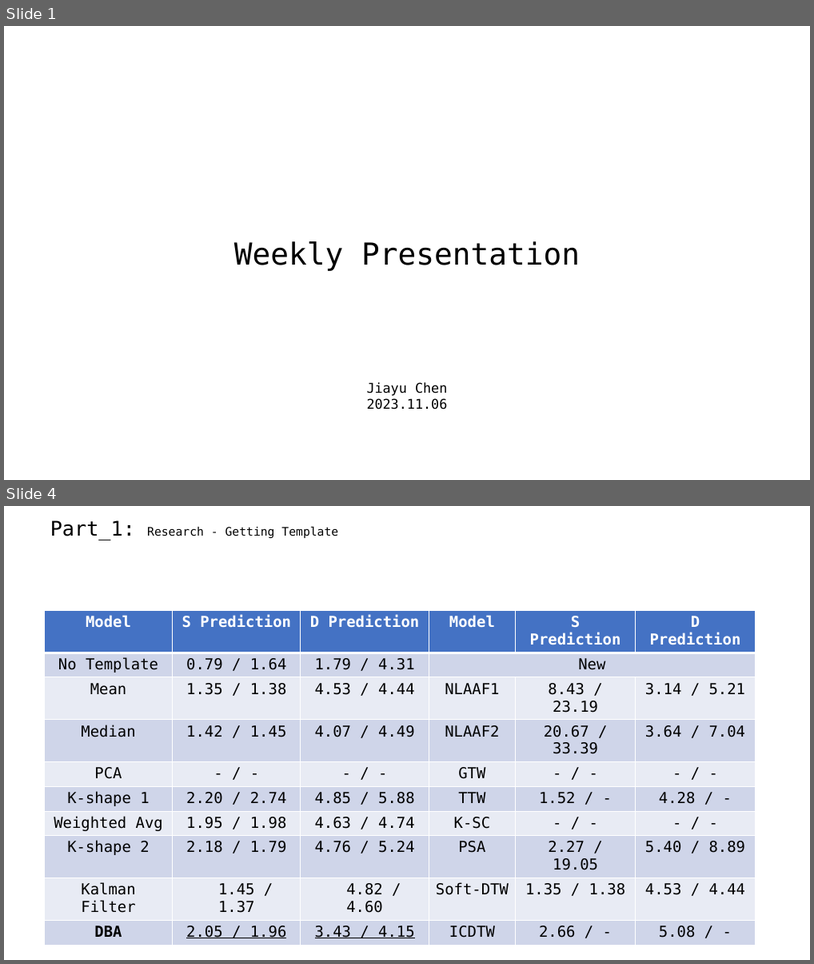
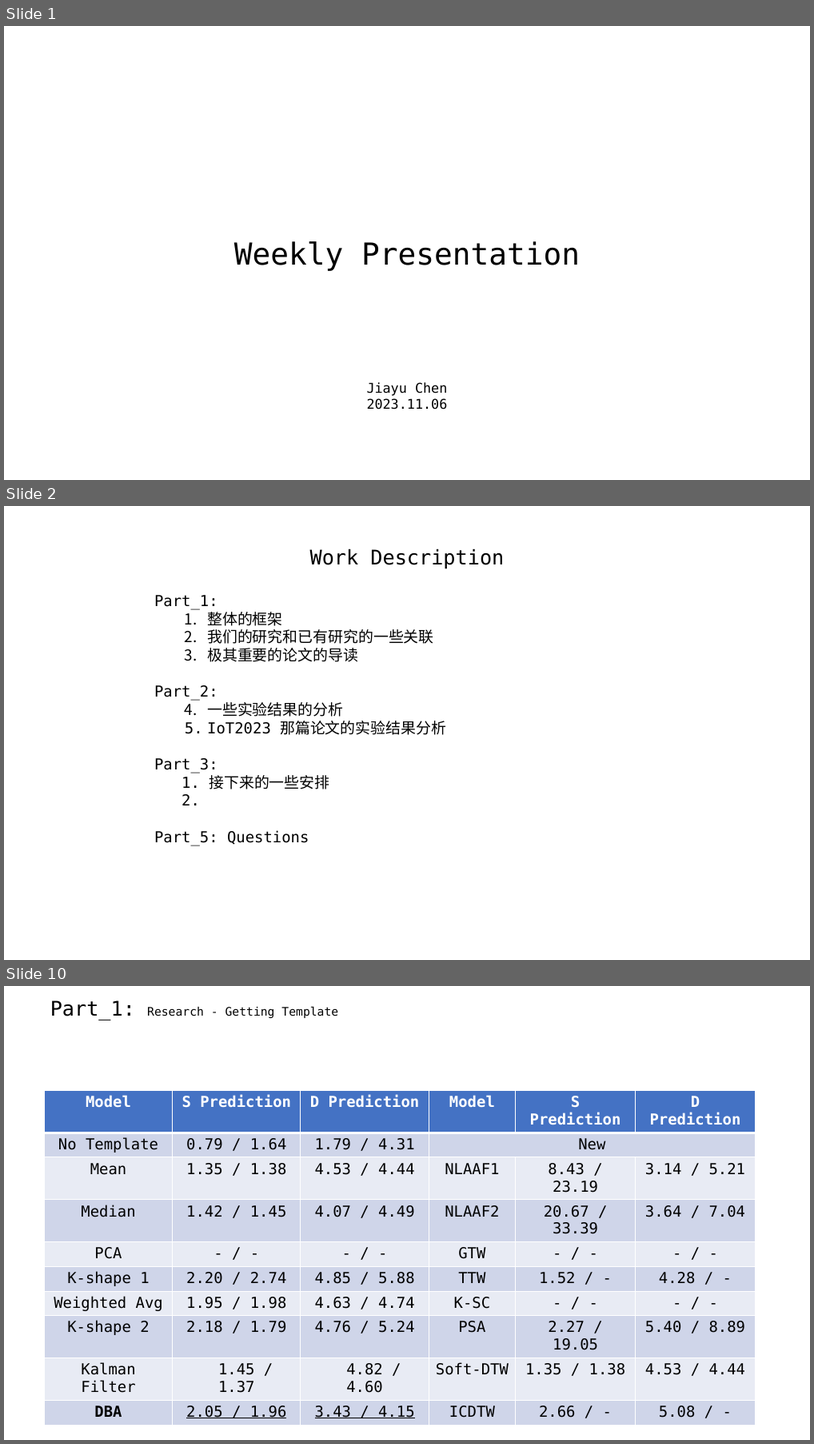
Before and after one commit to A-Big-Tortoise/Presentation, a slide deck: Presentation_1120_JiayuChen.pptx. Shown one above the other, each under a label of ours: slides 1 and 4 before the commit, slides 1, 2 and 10 after it; the slides between them are not shown. The pictures are 814x964 and 814x1444 pixels, drawn with LibreOffice and Linux fonts; fonts in the diff are those of the drawing. Boxes give left, top, right and bottom in pixels: in the first picture for what was removed or moved away, otherwise in the second. Text is boxed around its words. In the diff, an @@ line names an element or a change of style, - is before the commit and + after.

```diff
--- a/Presentation_1120_JiayuChen.pptx
+++ b/Presentation_1120_JiayuChen.pptx
@@ slide 2 added at (4,506,810,960), background #FFFFFF @@
@@ text added at (310,549,504,569), 24 pt, text #000000 @@
+Work Description
@@ text added at (154,595,446,846), 18 pt, text #000000 @@
+Part_1:
+  1. 整体的框架
+  2. 我们的研究和已有研究的一些关联
+  3. 极其重要的论文的导读
+Part_2:
+  1. 一些实验结果的分析
+  2. IoT2023 那篇论文的实验结果分析
+Part_3:
+1. 接下来的一些安排
+2.
+Part_5: Questions
@@ what was slide 4 is now slide 10 @@
```
Also in this commit, not shown: 2 slides changed, 6 other slides added, 2 slides removed.
